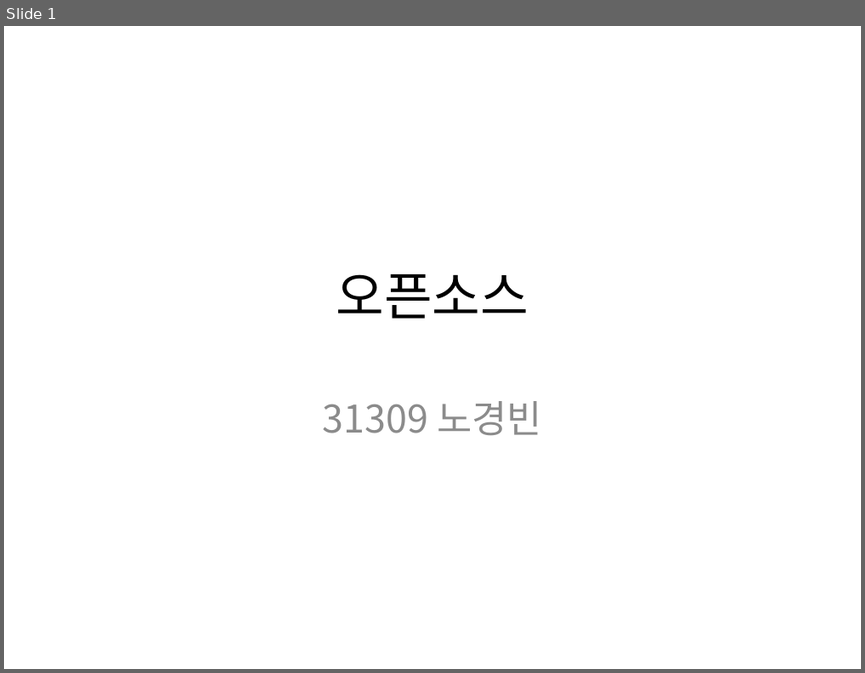
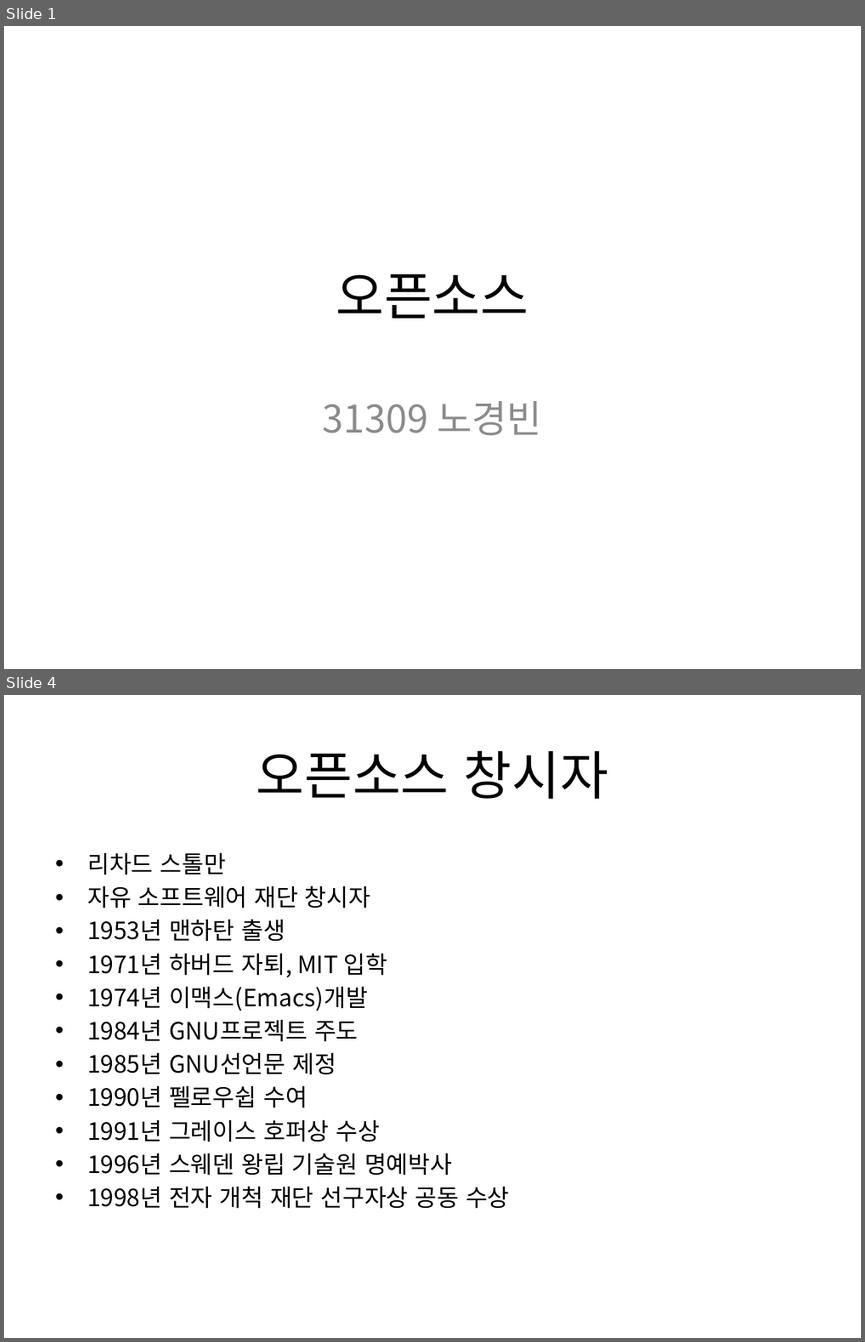
Before and after one commit to Kyungbin/School_Report, a slide deck: OpenSource.pptx. Shown one above the other, each under a label of ours: slide 1 before the commit, slides 1 and 4 after it; the slides between them are not shown. The pictures are 865x673 and 865x1342 pixels, drawn with LibreOffice and Linux fonts; fonts in the diff are those of the drawing. Boxes give left, top, right and bottom in pixels: in the first picture for what was removed or moved away, otherwise in the second. Text is boxed around its words. In the diff, an @@ line names an element or a change of style, - is before the commit and + after.

```diff
--- a/OpenSource.pptx
+++ b/OpenSource.pptx
@@ slide 4 added at (x1=4, y1=695, x2=861, y2=1338), background #FFFFFF @@
@@ title added at (x1=256, y1=750, x2=608, y2=799), 44 pt, text #000000 @@
+오픈소스 창시자
@@ text added at (x1=87, y1=852, x2=510, y2=1208), 20 pt, text #000000 @@
+• 리차드 스톨만
+• 자유 소프트웨어 재단 창시자
+• 1953년 맨하탄 출생
+• 1971년 하버드 자퇴, MIT 입학
+• 1974년 이맥스(Emacs)개발
+• 1984년 GNU프로젝트 주도
+• 1985년 GNU선언문 제정
+• 1990년 펠로우쉽 수여
+• 1991년 그레이스 호퍼상 수상
+• 1996년 스웨덴 왕립 기술원 명예박사
+• 1998년 전자 개척 재단 선구자상 공동 수상
```
Also in this commit, not shown: 2 slides changed, 4 other slides added, 3 slides removed.
